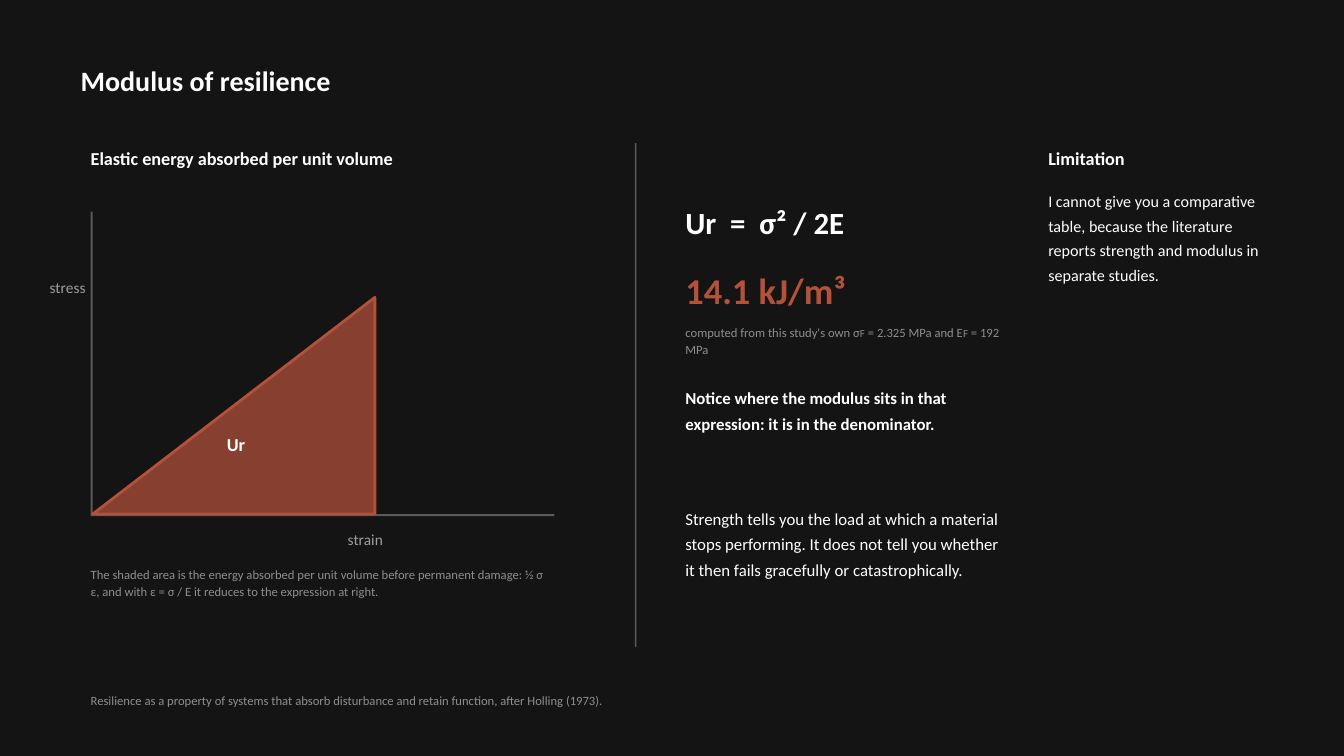
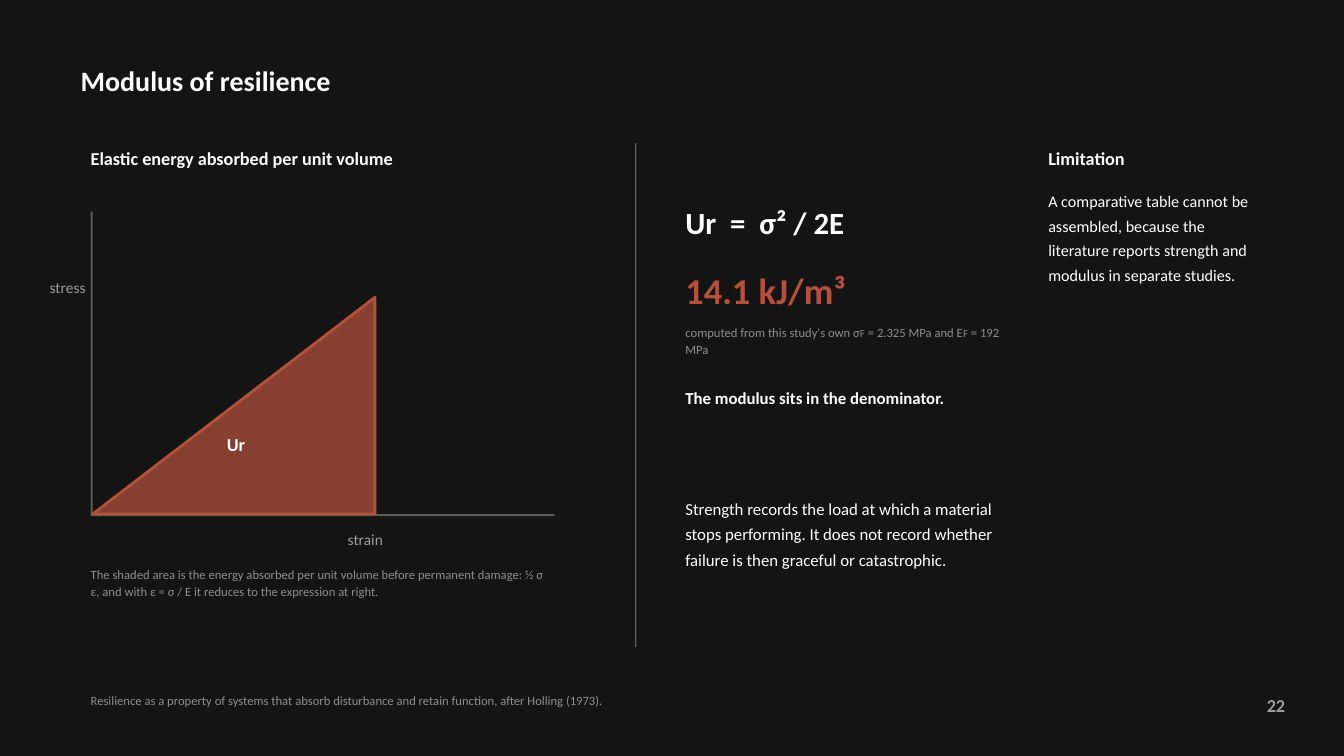
Before and after one commit to bunal91/sanat-ve-mekan, a slide deck: slide 22 of konferans-bildirisi/06-sunum/ICSMMEP26_Presentation_Unal.pptx. Drawn at 1344x756 pixels with LibreOffice and Linux fonts; fonts in the diff are those of the drawing. Boxes give left, top, right and bottom in pixels: in the first picture for what was removed or moved away, otherwise in the second. Text is boxed around its words. In the diff, an @@ line names an element or a change of style, - is before the commit and + after.

```diff
--- a/konferans-bildirisi/06-sunum/ICSMMEP26_Presentation_Unal.pptx
+++ b/konferans-bildirisi/06-sunum/ICSMMEP26_Presentation_Unal.pptx
@@ text at box(1048, 195, 1248, 284): text changed @@
-I cannot give you a comparative table, because the literature reports strength and modulus in separate studies.
+A comparative table cannot be assembled, because the literature reports strength and modulus in separate studies.
@@ text at box(685, 392, 944, 404): text changed @@
-Notice where the modulus sits in that expression: it is in the denominator.
+The modulus sits in the denominator.
@@ text at box(685, 503, 993, 569): text changed @@
-Strength tells you the load at which a material stops performing. It does not tell you whether it then fails gracefully or catastrophically.
+Strength records the load at which a material stops performing. It does not record whether failure is then graceful or catastrophic.
@@ text added at box(1267, 700, 1285, 712), 13 pt, text #9E9E9E, bold @@
+22
```
Also in this commit, not shown: 24 other slides changed, 6 other files.
